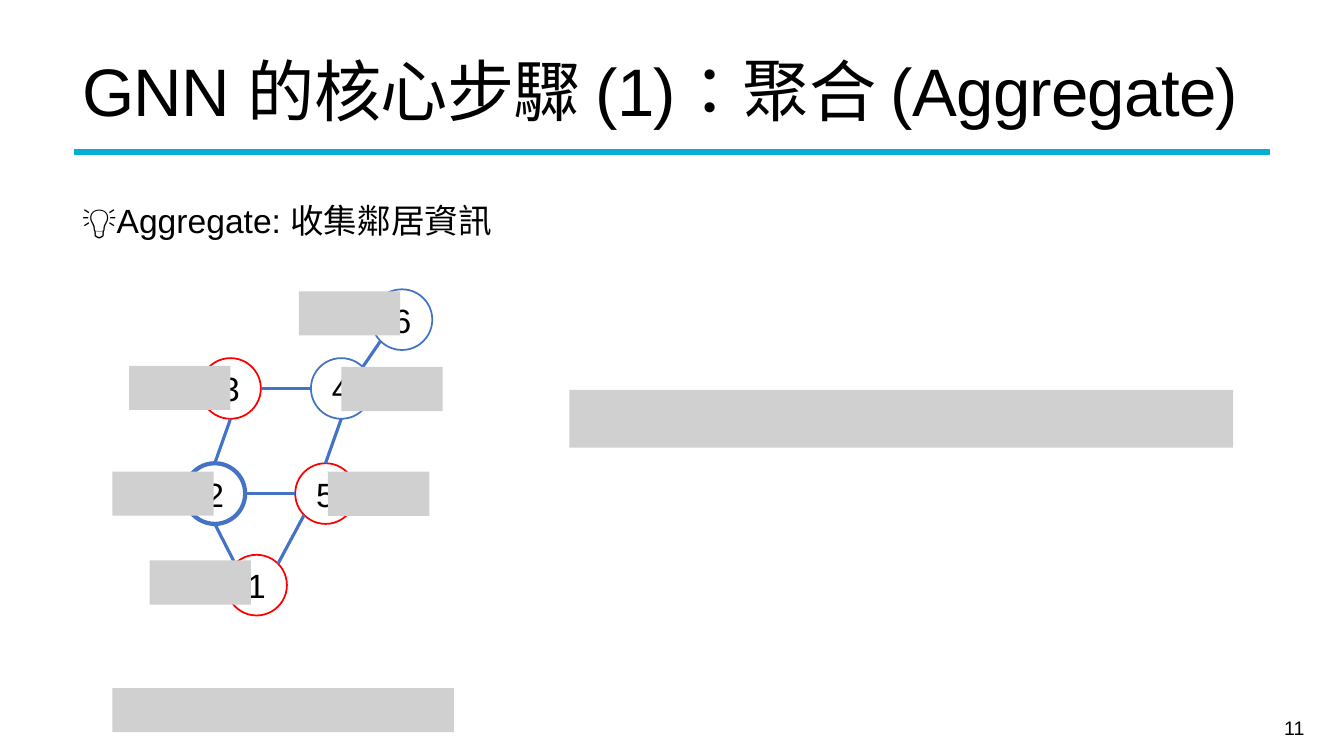
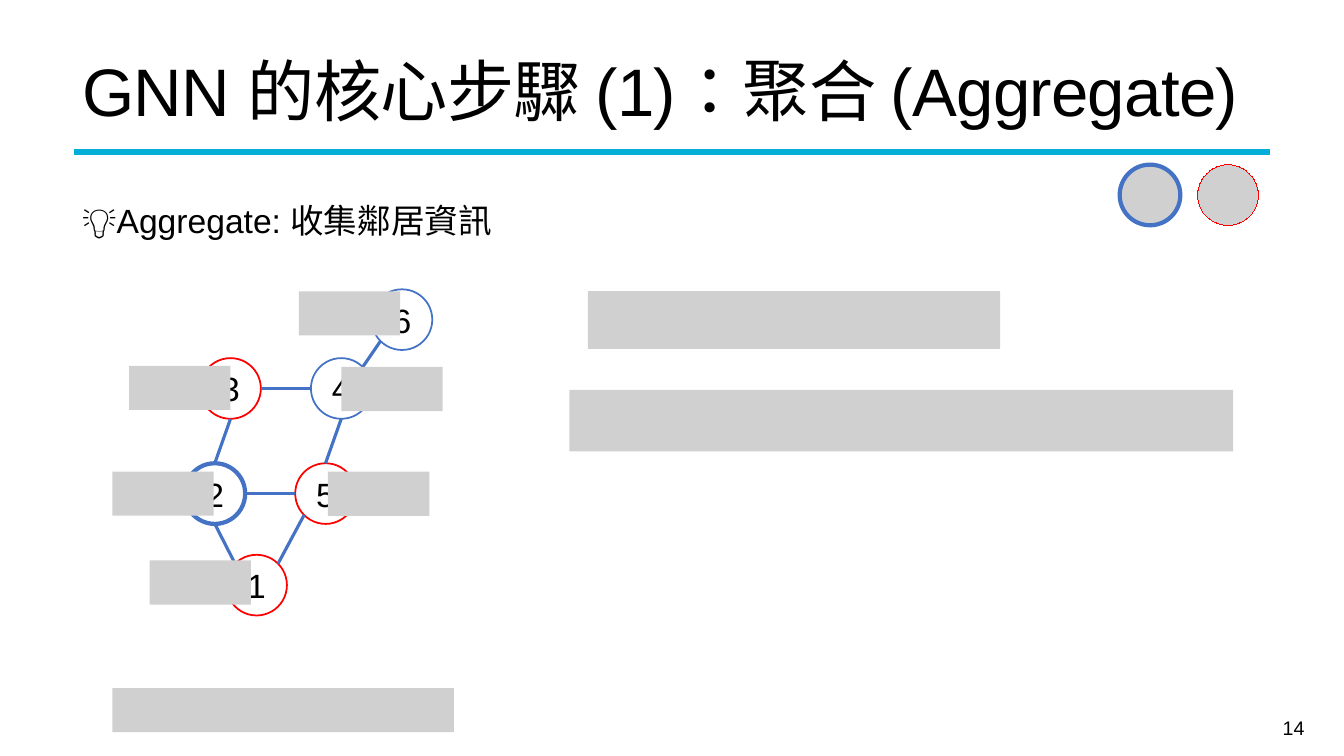
Before and after one commit to mcps5601/CGUDL_2025_fall, a slide deck: slide 14 of slides/w14_gnn_1203.pptx (slide 11 before the commit). Drawn at 1344x756 pixels with LibreOffice and Linux fonts; fonts in the diff are those of the drawing; grey boxes stand for pictures; background and template pictures are left out. Boxes give left, top, right and bottom in pixels: in the first picture for what was removed or moved away, otherwise in the second. Text is boxed around its words. In the diff, an @@ line names an element or a change of style, - is before the commit and + after.

```diff
--- a/slides/w14_gnn_1203.pptx
+++ b/slides/w14_gnn_1203.pptx
@@ picture added at box(1120, 164, 1181, 225) @@
@@ picture added at box(1198, 164, 1258, 225) @@
@@ picture added at box(588, 291, 1000, 349) @@
@@ picture: place and size @@
-picture at box(570, 390, 1234, 448)
+picture at box(570, 390, 1234, 452)
@@ page number at box(1283, 721, 1305, 735): text changed @@
-11
+14
```
Also in this commit, not shown: 14 other slides changed, 4 slides added, 2 other files.
